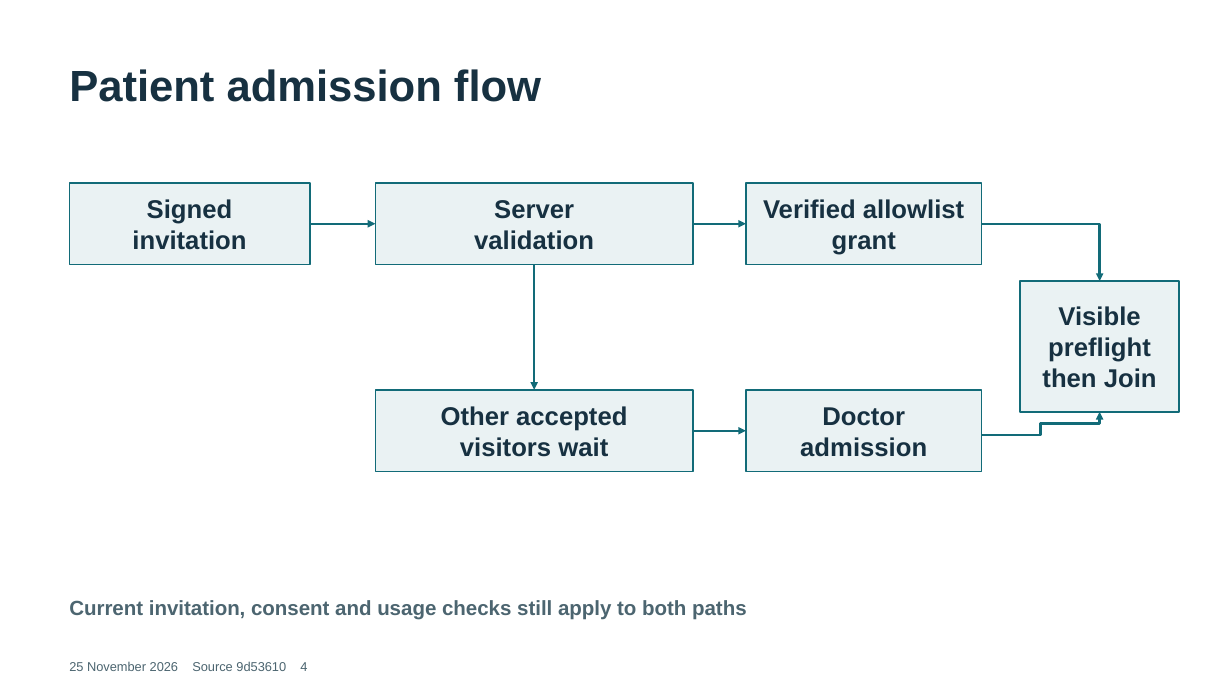
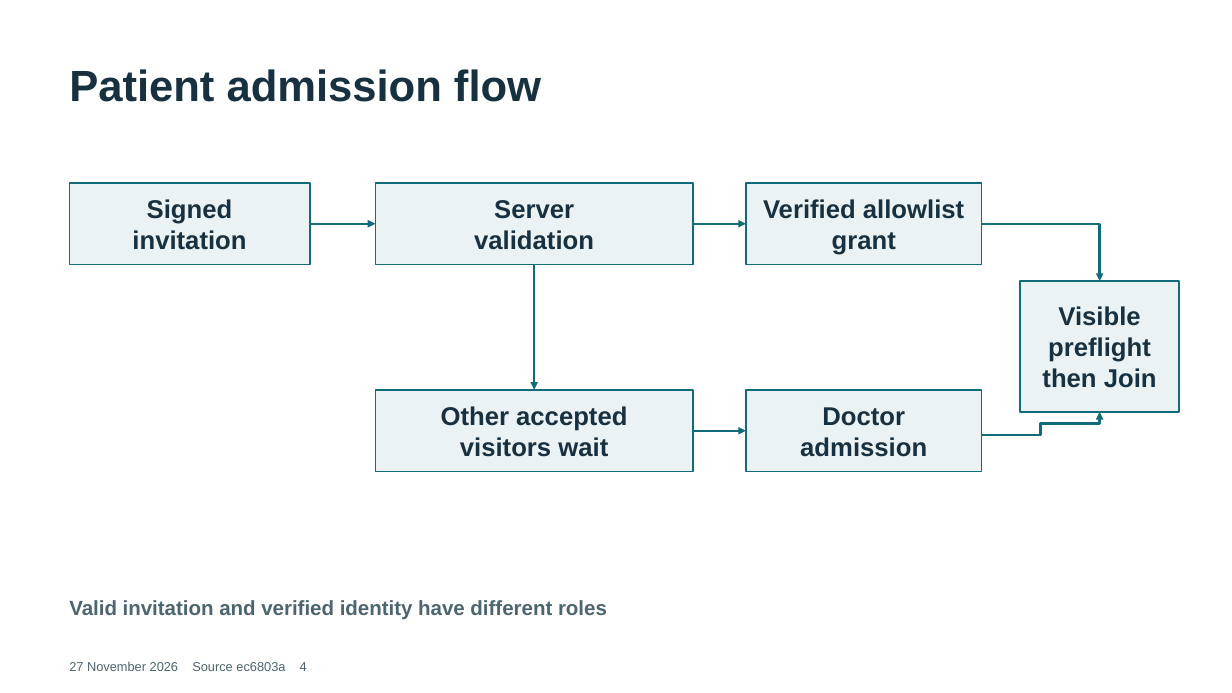
Before and after one commit to Garrette27/Livekit, a slide deck: slide 4 of docs/thesis-defense/TeleConsole-Waiting-Queue-and-Title-Defense.pptx. Drawn at 1232x693 pixels with LibreOffice and Linux fonts; fonts in the diff are those of the drawing. Boxes give left, top, right and bottom in pixels: in the first picture for what was removed or moved away, otherwise in the second. Text is boxed around its words. In the diff, an @@ line names an element or a change of style, - is before the commit and + after.

Commit message:
docs: rebuild 259-page manuscript, 97 ranked panel answers and verified demo defense pack

```diff
--- a/docs/thesis-defense/TeleConsole-Waiting-Queue-and-Title-Defense.pptx
+++ b/docs/thesis-defense/TeleConsole-Waiting-Queue-and-Title-Defense.pptx
@@ text at bbox=[69, 600, 607, 620]: text changed @@
-Current invitation, consent and usage checks still apply to both paths
+Valid invitation and verified identity have different roles
@@ text at bbox=[69, 662, 307, 671]: text changed @@
-25 November 2026 Source 9d53610 4
+27 November 2026 Source ec6803a 4
```
Also in this commit, not shown: 7 other slides changed, 6 slides added, 6 slides removed, 32 other files.
